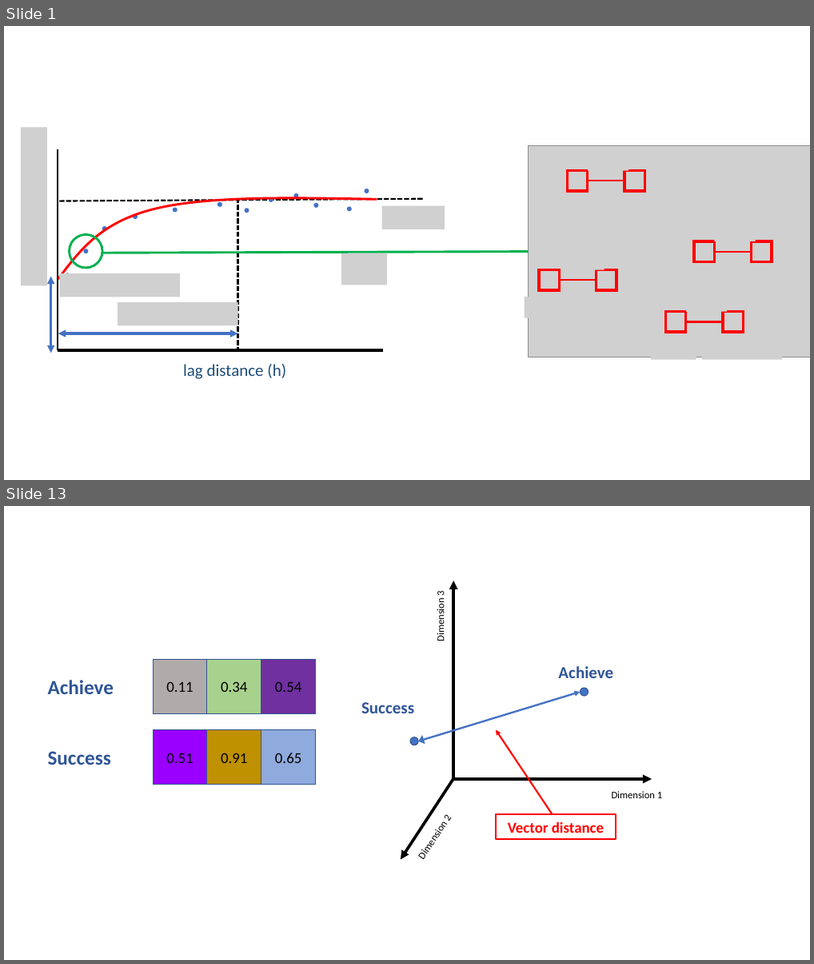
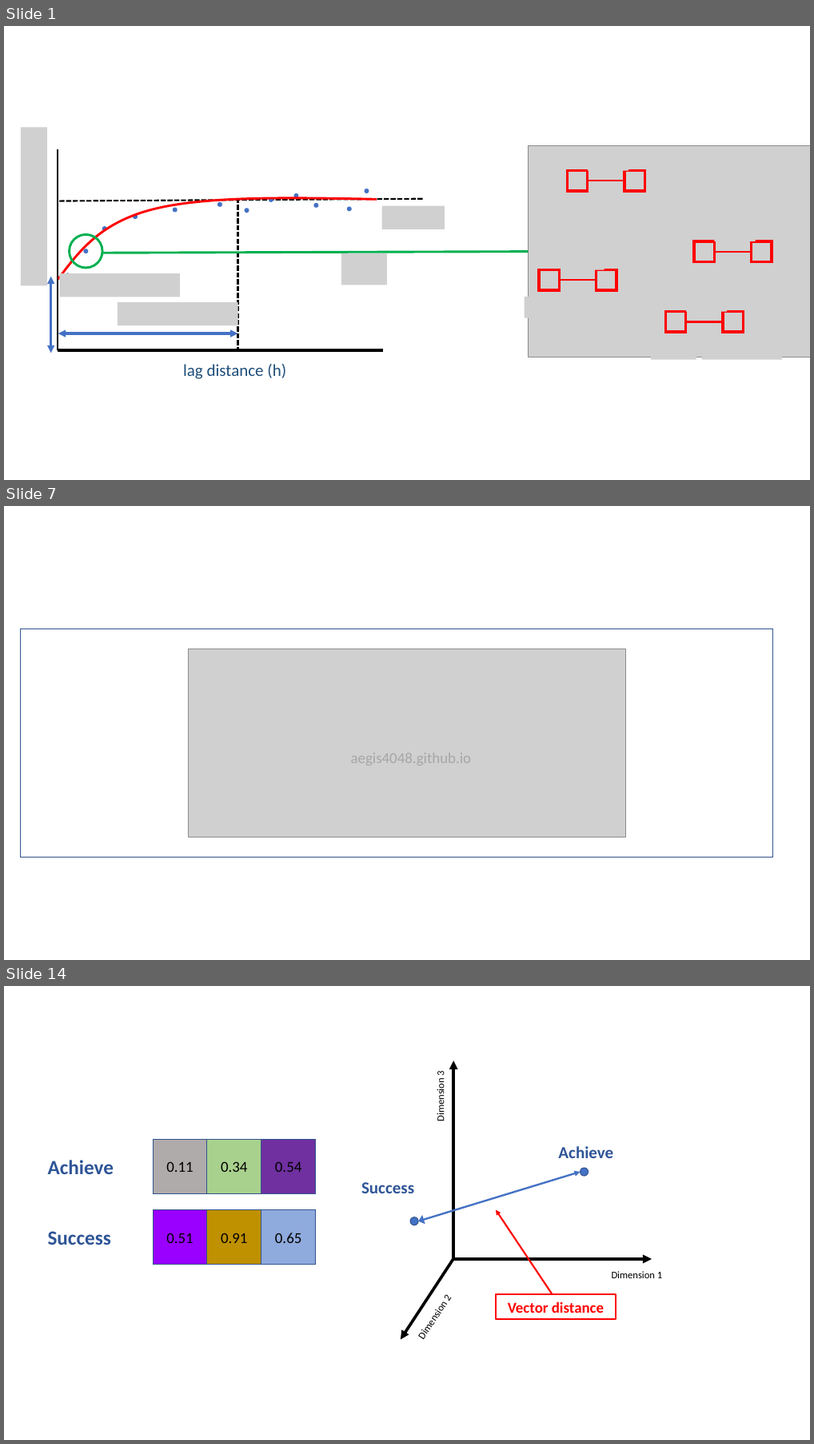
Before and after one commit to aegis4048/aegis4048.github.io-source, a slide deck: content/downloads/notebooks/spatial.pptx. Shown one above the other, each under a label of ours: slides 1 and 13 before the commit, slides 1, 7 and 14 after it; the slides between them are not shown. The pictures are 814x964 and 814x1444 pixels, drawn with LibreOffice and Linux fonts; fonts in the diff are those of the drawing; grey boxes stand for pictures. Boxes give left, top, right and bottom in pixels: in the first picture for what was removed or moved away, otherwise in the second. Text is boxed around its words. In the diff, an @@ line names an element or a change of style, - is before the commit and + after.

```diff
--- a/content/downloads/notebooks/spatial.pptx
+++ b/content/downloads/notebooks/spatial.pptx
@@ slide 7 added at (x1=4, y1=506, x2=810, y2=960), background #FFFFFF @@
@@ rectangle added at (x1=21, y1=629, x2=774, y2=857), outline #325491 1 pt @@
@@ picture added at (x1=189, y1=649, x2=626, y2=837) @@
@@ text added at (x1=351, y1=752, x2=472, y2=765), 18 pt, text #000000 at 20% opacity @@
+aegis4048.github.io
@@ what was slide 13 is now slide 14 @@
```
Also in this commit, not shown: 6 slides changed, 7 other slides added, 7 slides removed, 17 other files.
